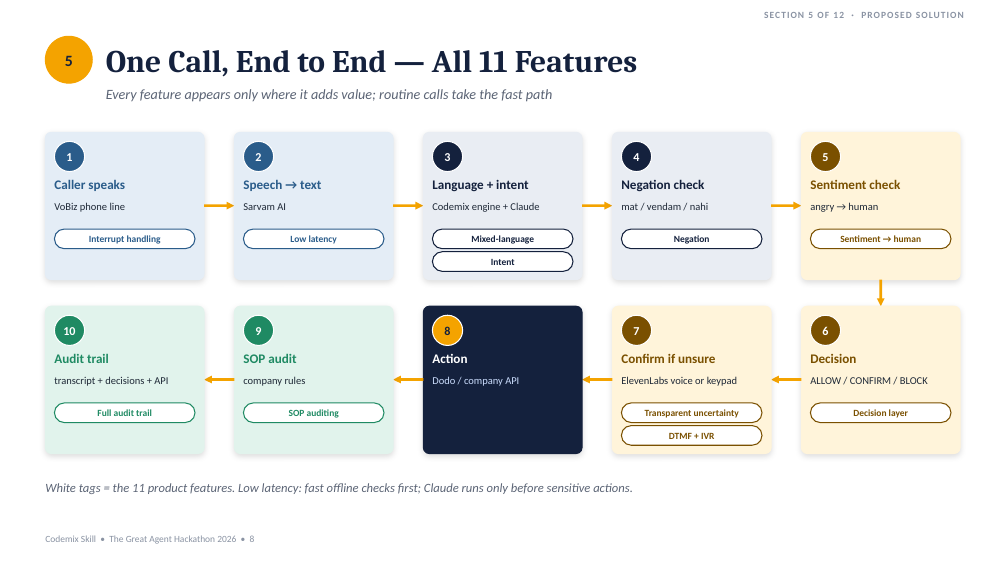
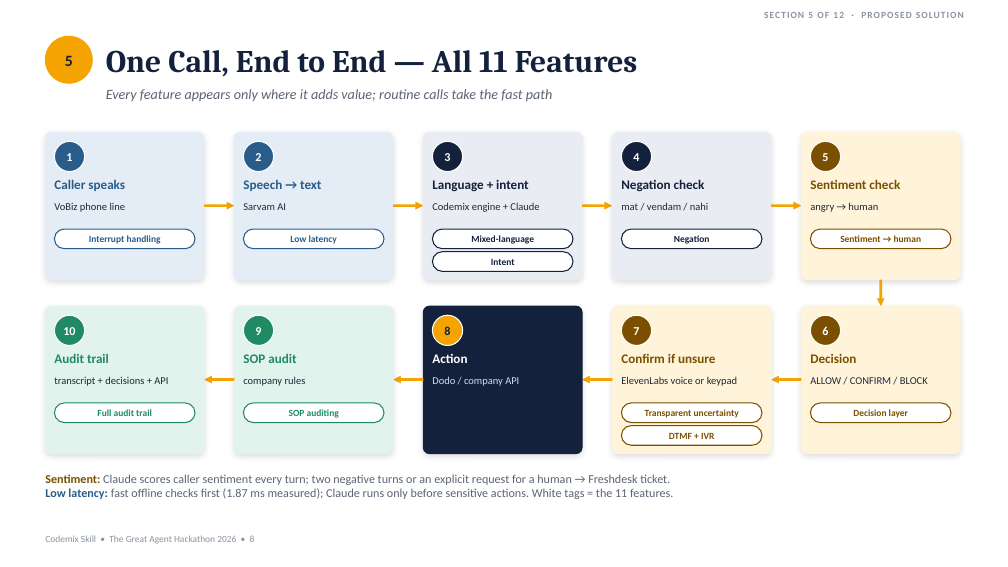
Before and after one commit to ramanathanmani/great-agent-hackathon-2026, a slide deck: slide 8 of docs/presentation/CodemixSkill-Final-Round.pptx. Drawn at 1008x567 pixels with LibreOffice and Linux fonts; fonts in the diff are those of the drawing. Boxes give left, top, right and bottom in pixels: in the first picture for what was removed or moved away, otherwise in the second. Text is boxed around its words. In the diff, an @@ line names an element or a change of style, - is before the commit and + after.

```diff
--- a/docs/presentation/CodemixSkill-Final-Round.pptx
+++ b/docs/presentation/CodemixSkill-Final-Round.pptx
@@ text at bbox=[45, 474, 673, 499]: text changed; size 12 to 11.5 pt; italic off @@
-White tags = the 11 product features. Low latency: fast offline checks first; Claude runs only before sensitive actions.
+Sentiment: Claude scores caller sentiment every turn; two negative turns or an explicit request for a human → Freshdesk ticket.
+Low latency: fast offline checks first (1.87 ms measured); Claude runs only before sensitive actions. White tags = the 11 features.
```
Also in this commit, not shown: 6 other slides changed, 2 other files.
